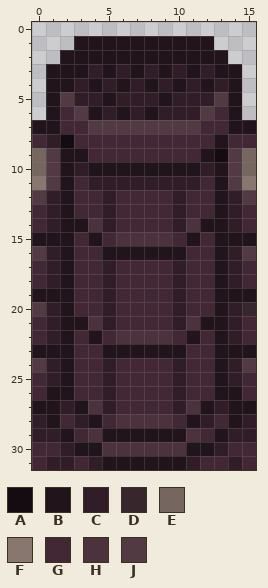
File history of a pixel-art sprite, src/main/resources/sprites/prop/28.png. Above, as it was before the edit.
The file is 16x32 pixels. Colours within 5 levels of each other are drawn and written as one.
Palette (. is transparent): A #140c11  B #21141b  C #301d27  D #38262d  E #756760  F #88776f  G #422835  H #4b323d  J #523a42
Pixels before, first column x 0:
 1 ...BBBBBBBBBB...
 2 ..BBBBBBBBBBBB..
 3 .BBBCBCBCBCBCBB.
 4 .BBCBCBCBCBCBCB.
 5 .BJCCBCCCBCCCJB.
 6 .BGJBCBCBCCCJGB.
 7 BBGGJJJJJJJJGGBB
 8 GCAGGGGGGGGGGBGG
 9 EJBBGGGGGGGGBAJE
10 EJBCBBBBBBBBCBJE
11 FJBGCCCCCCCCGBJF
12 JCBGGCGGGGCGGBCJ
13 GCBGGCGGGGCGGBCG
14 GCBBHCGGGGCHBBCG
15 BBBGBGHHHHGBGBBB
16 JCBGGBBBBBBGGBCJ
17 GCBGGCGGGGCGGBCG
18 GCBGGCGGGGCGGBCG
19 BBBGGCGGGGCGGBBB
20 JCBGGCGGGGCGGBCD
21 GCBBHCGGGGCHBBCG
22 GCBGBGHHHHGBGBCG
23 BBBGGBBBBBBGGBBB
24 JCBGGCGGGGCGGBCJ
25 GCBGGCGGGGCGGBCG
26 GBBGGCGGGGCGGBBG
27 BBCBHCGGGGCHBCBB
28 CBGCBGHHHHGBCGBC
29 CCBGHBBBBBBHGBCC
30 GGCBBHHHHHHBBCGG
31 GCCGCBBBBBBCGGCG
After:
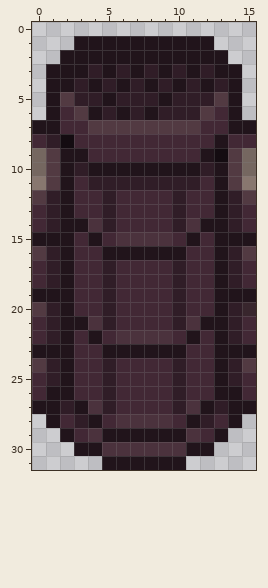
The exact change:
y 28: x 0 C -> .; x 15 C -> .
y 29: x 0..1 CC -> ..; x 14..15 CC -> ..
y 30: x 0..2 GGC -> ...; x 13..15 CGG -> ...
y 31: x 0..4 GCCGC -> .....; x 11..15 CGGCG -> .....
